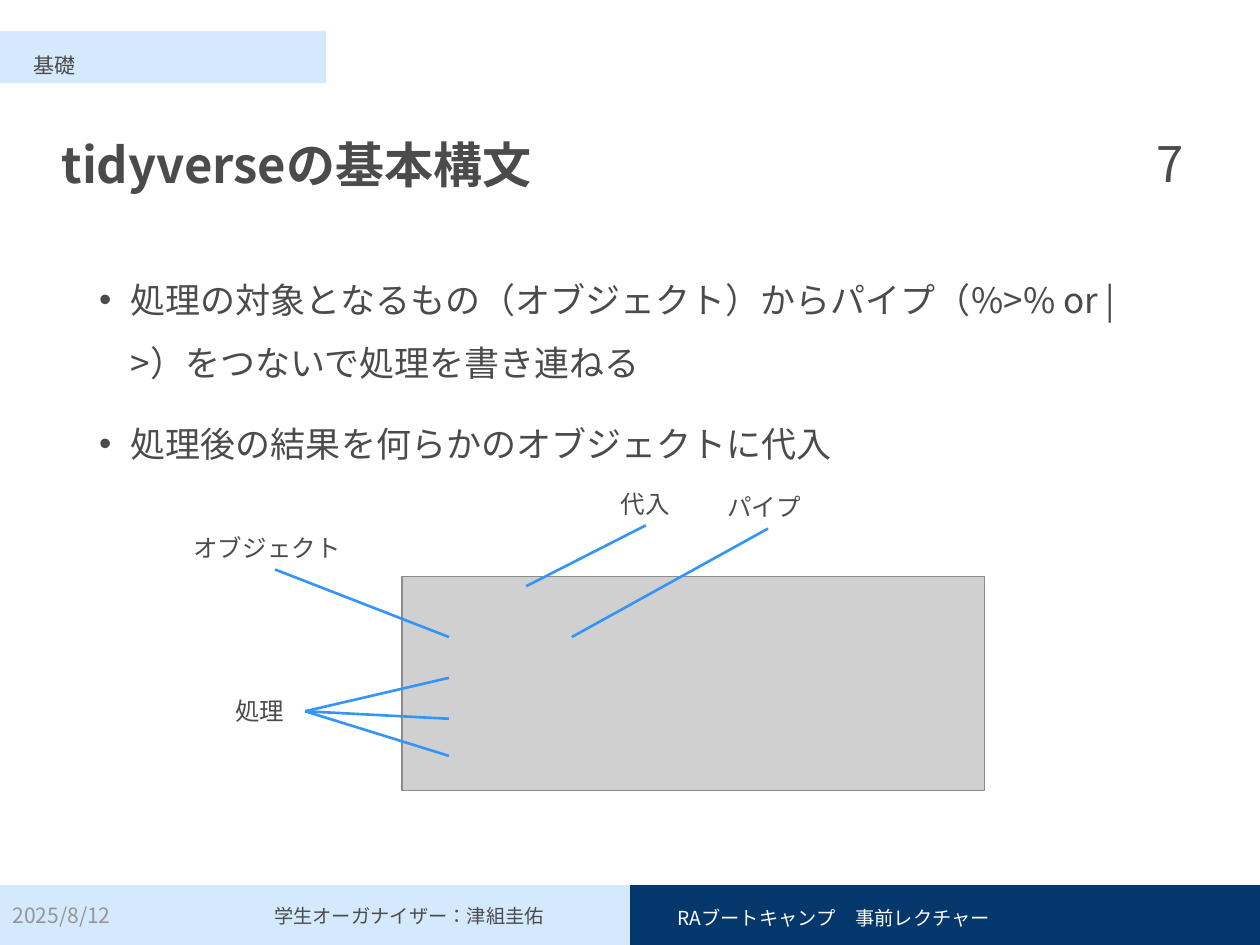
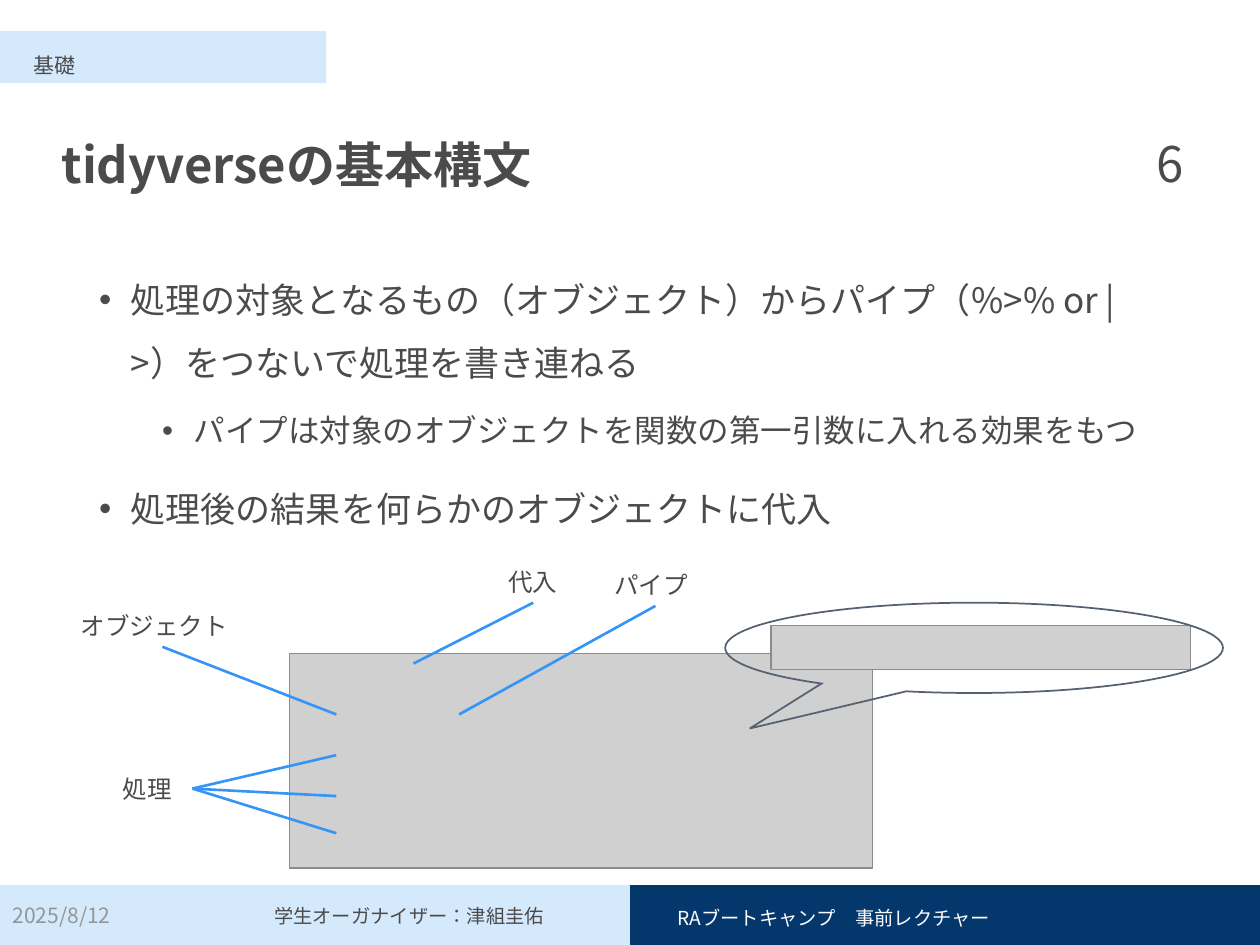
Before and after one commit to Keisuke-Tsugumi/pre-lecture, a slide deck: slide 6 of 事前レクチャー_スライド.pptx (slide 7 before the commit). Drawn at 1260x945 pixels with LibreOffice and Linux fonts; fonts in the diff are those of the drawing; grey boxes stand for pictures. Boxes give left, top, right and bottom in pixels: in the first picture for what was removed or moved away, otherwise in the second. Text is boxed around its words. In the diff, an @@ line names an element or a change of style, - is before the commit and + after.

```diff
--- a/事前レクチャー_スライド.pptx
+++ b/事前レクチャー_スライド.pptx
@@ page number at bbox=[1156, 145, 1183, 183]: text changed @@
-7
+6
@@ text at bbox=[194, 415, 1138, 445]: paragraph added @@
+  • パイプは対象のオブジェクトを関数の第一引数に入れる効果をもつ
@@ text "代入": place and size @@
-text "代入" at bbox=[621, 492, 670, 515]
+text "代入" at bbox=[508, 570, 557, 593]
@@ text "オブジェクト": place and size @@
-text "オブジェクト" at bbox=[193, 536, 340, 558]
+text "オブジェクト" at bbox=[81, 614, 228, 636]
@@ 2 lines, 1 text: place and size @@
-2 lines, 1 text at bbox=[235, 525, 769, 722]
+2 lines, 1 text at bbox=[122, 602, 655, 800]
@@ speech bubble added at bbox=[726, 602, 1223, 693], outline #55626F 1 pt @@
@@ picture added at bbox=[771, 626, 1191, 670] @@
@@ 2 lines, 1 text: place and size @@
-2 lines, 1 text at bbox=[275, 495, 801, 711]
+2 lines, 1 text at bbox=[163, 573, 688, 789]
@@ 2 lines, 1 picture: place and size @@
-2 lines, 1 picture at bbox=[305, 576, 985, 790]
+2 lines, 1 picture at bbox=[193, 654, 873, 868]
```
Also in this commit, not shown: 14 other slides changed, 1 slide removed, 3 other files.
